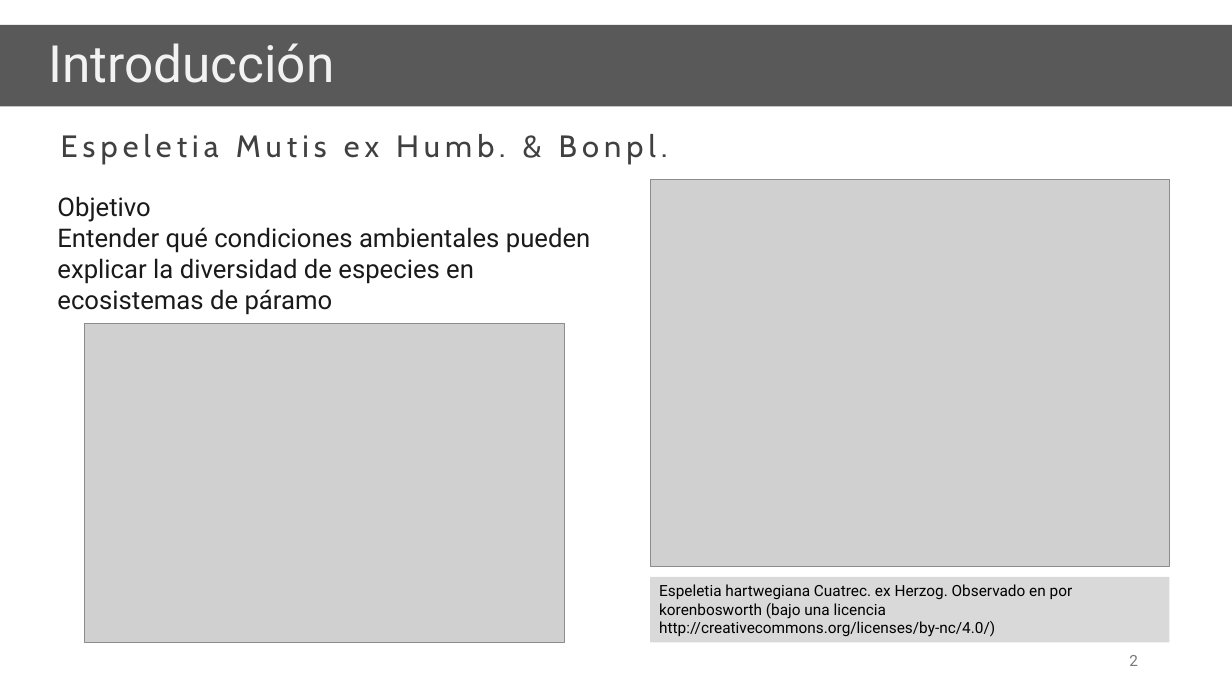
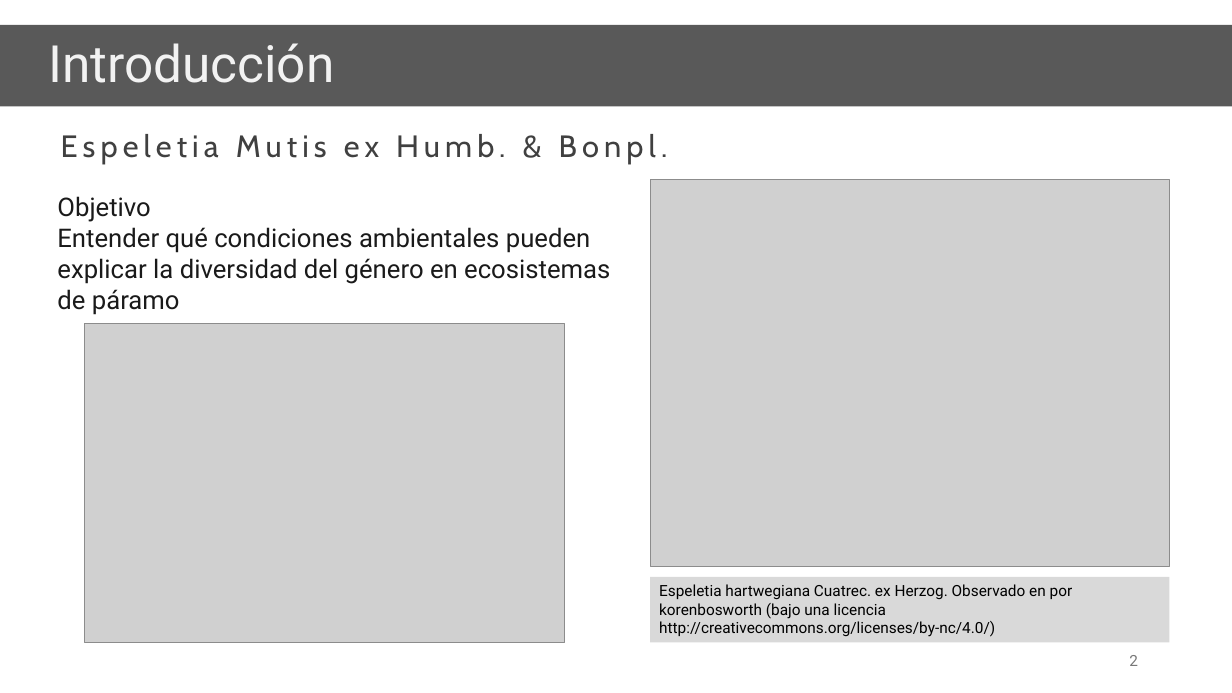
Before and after one commit to dan-reds/Geospatial_Analysis_2025, a slide deck: slide 2 of Presentaciones/P3_Final_DRH.pptx. Drawn at 1232x693 pixels with LibreOffice and Linux fonts; fonts in the diff are those of the drawing; grey boxes stand for pictures; background and template pictures are left out. Boxes give left, top, right and bottom in pixels: in the first picture for what was removed or moved away, otherwise in the second. Text is boxed around its words. In the diff, an @@ line names an element or a change of style, - is before the commit and + after.

```diff
--- a/Presentaciones/P3_Final_DRH.pptx
+++ b/Presentaciones/P3_Final_DRH.pptx
@@ text at bbox=[57, 227, 610, 315]: text changed @@
-Entender qué condiciones ambientales pueden explicar la diversidad de especies en ecosistemas de páramo
+Entender qué condiciones ambientales pueden explicar la diversidad del género en ecosistemas de páramo
```
Also in this commit, not shown: 1 other slide changed, 12 other files.
